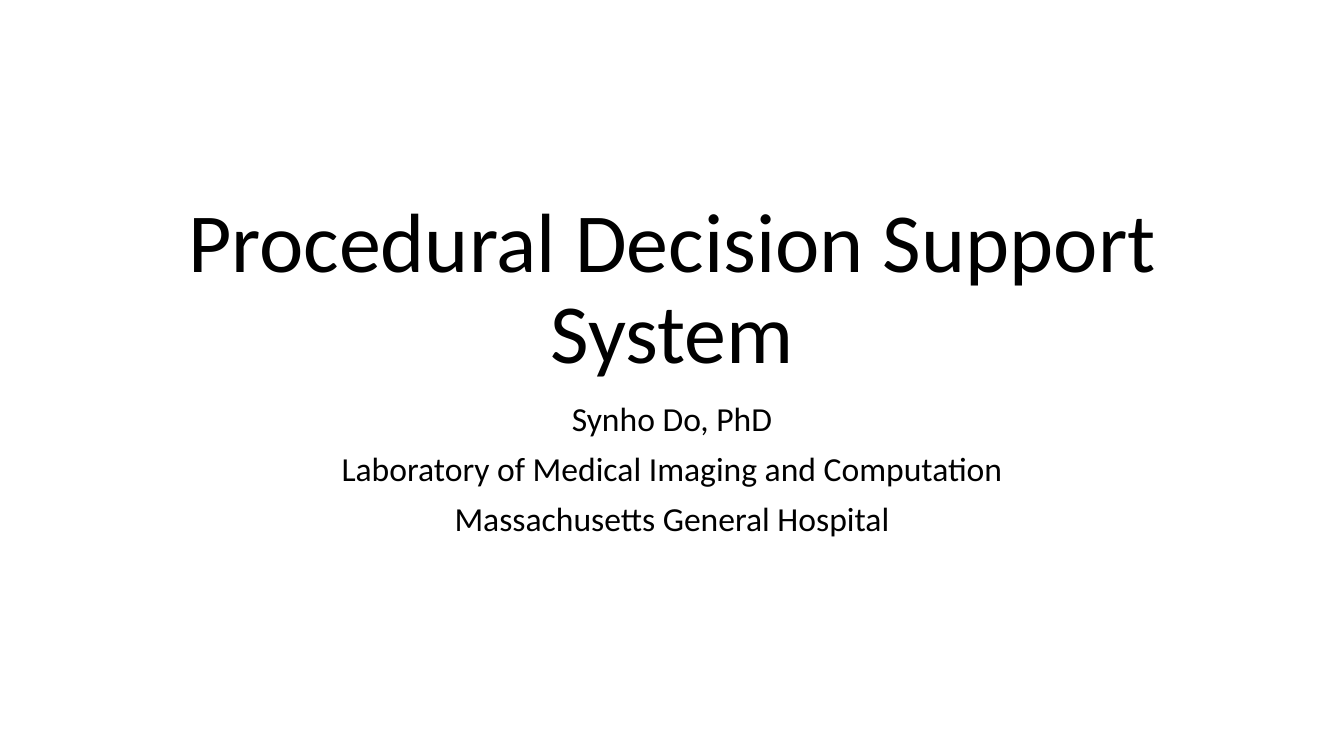
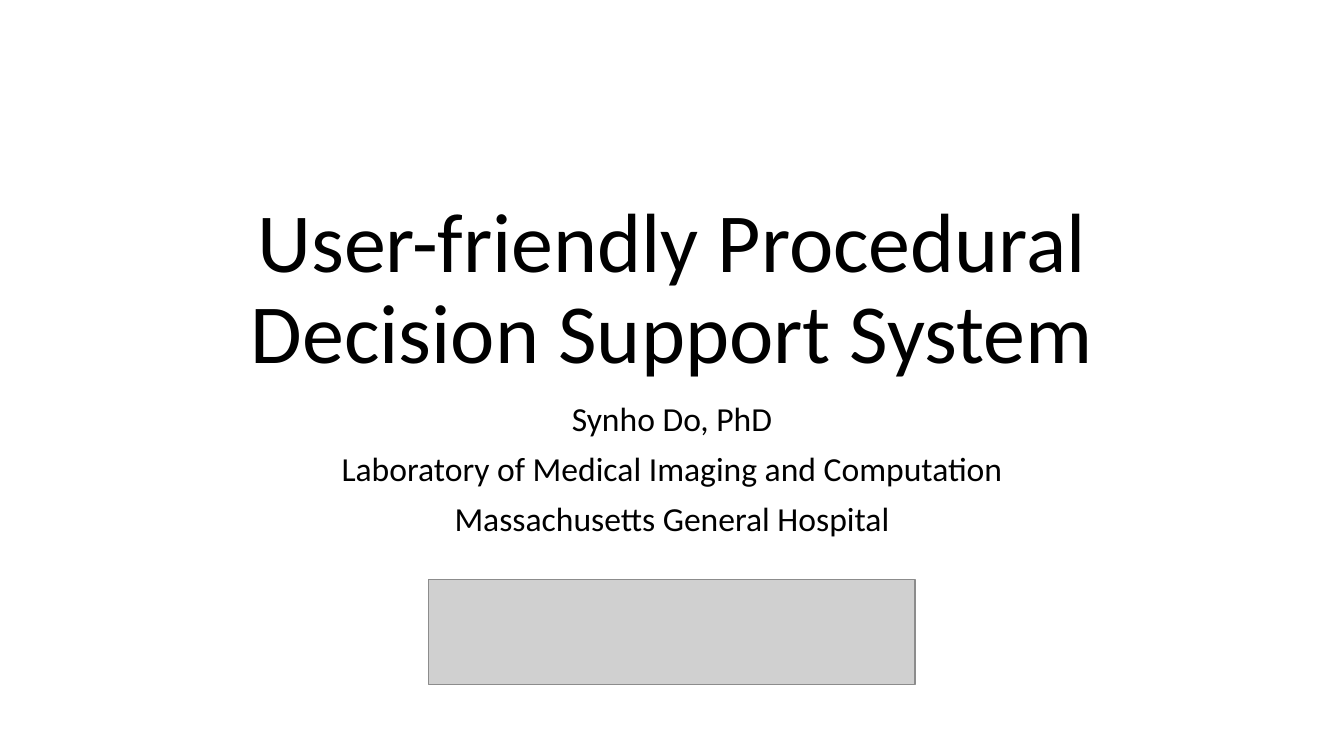
Before and after one commit to MGH-LMIC/PDS_public, a slide deck: slide 1 of PDS_overview_Apr2019.pptx. Drawn at 1344x756 pixels with LibreOffice and Linux fonts; fonts in the diff are those of the drawing; grey boxes stand for pictures. Boxes give left, top, right and bottom in pixels: in the first picture for what was removed or moved away, otherwise in the second. Text is boxed around its words. In the diff, an @@ line names an element or a change of style, - is before the commit and + after.

```diff
--- a/PDS_overview_Apr2019.pptx
+++ b/PDS_overview_Apr2019.pptx
@@ title at [251, 213, 1093, 377]: text changed @@
-Procedural Decision Support System
+User-friendly Procedural Decision Support System
@@ picture added at [429, 580, 914, 686] @@
```
Also in this commit, not shown: 2 other slides changed, 3 slides added.
